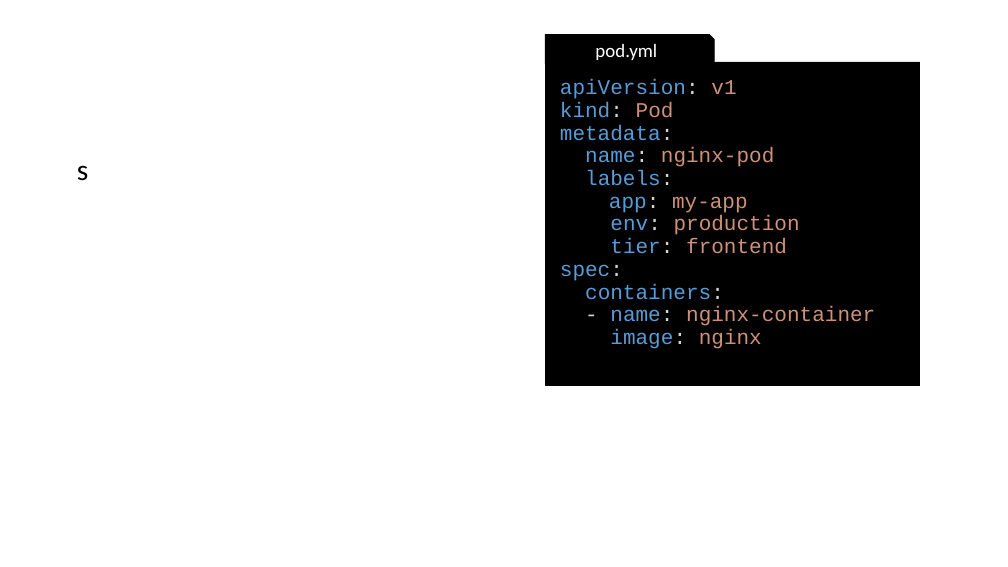
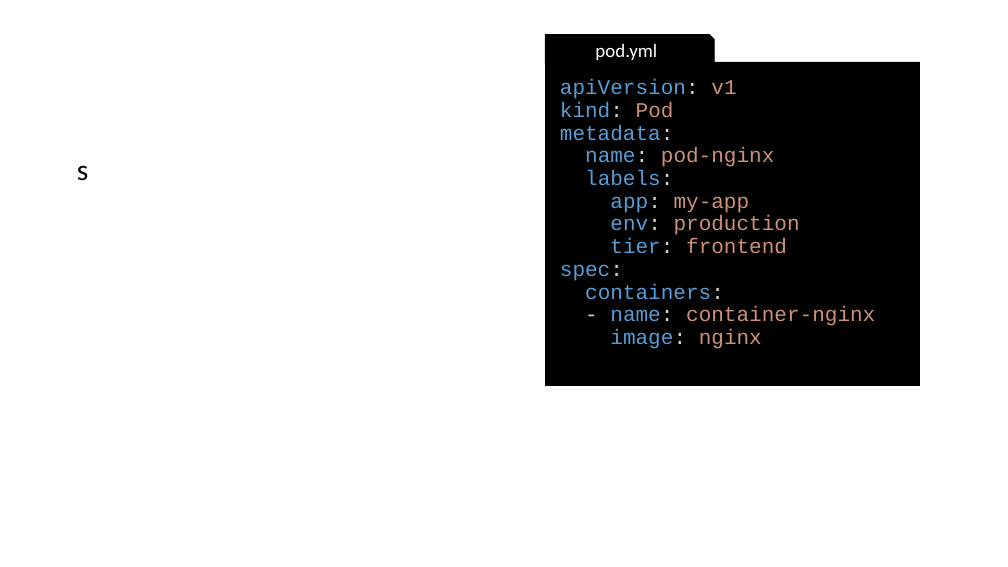
Before and after one commit to gerassimos/kgs, a slide deck: slide 9 of docs/images/slides_images.pptx. Drawn at 1008x567 pixels with LibreOffice and Linux fonts; fonts in the diff are those of the drawing. Boxes give left, top, right and bottom in pixels: in the first picture for what was removed or moved away, otherwise in the second. Text is boxed around its words. In the diff, an @@ line names an element or a change of style, - is before the commit and + after.

```diff
--- a/docs/images/slides_images.pptx
+++ b/docs/images/slides_images.pptx
@@ text in rectangle at (585,147,774,167): text changed @@
-name: nginx-pod
+name: pod-nginx
@@ text in rectangle at (610,306,875,326): text changed @@
-- name: nginx-container
+- name: container-nginx
```
Also in this commit, not shown: 1 other slide changed, 8 slides added, 8 other files.
